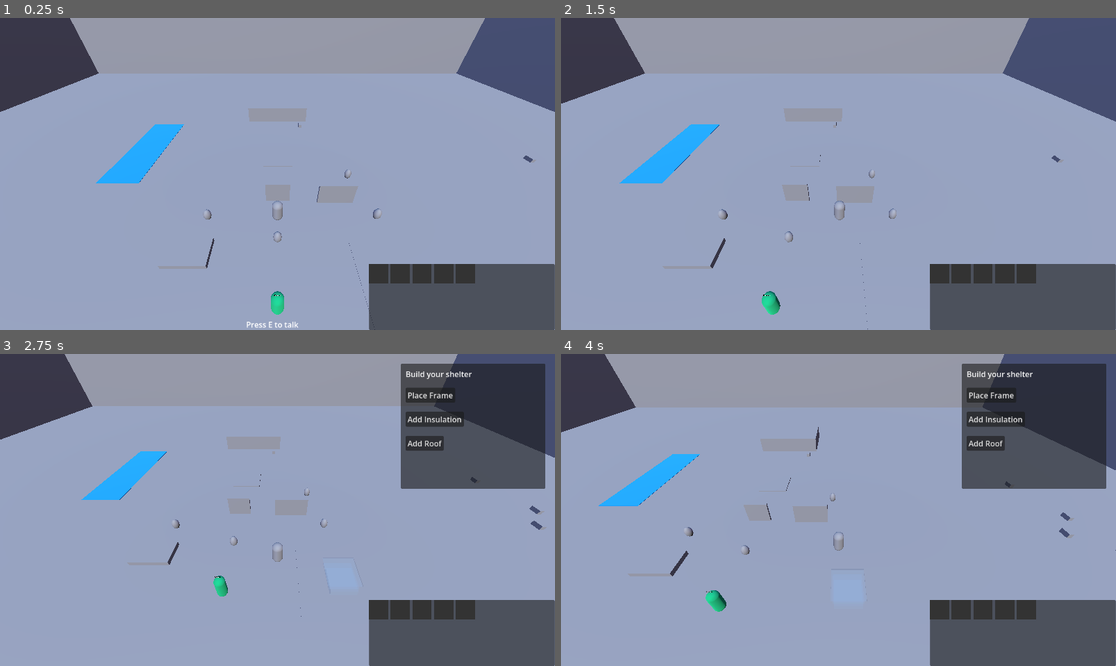
Above: before the commit, frames 1-4 (two rows, left to right).
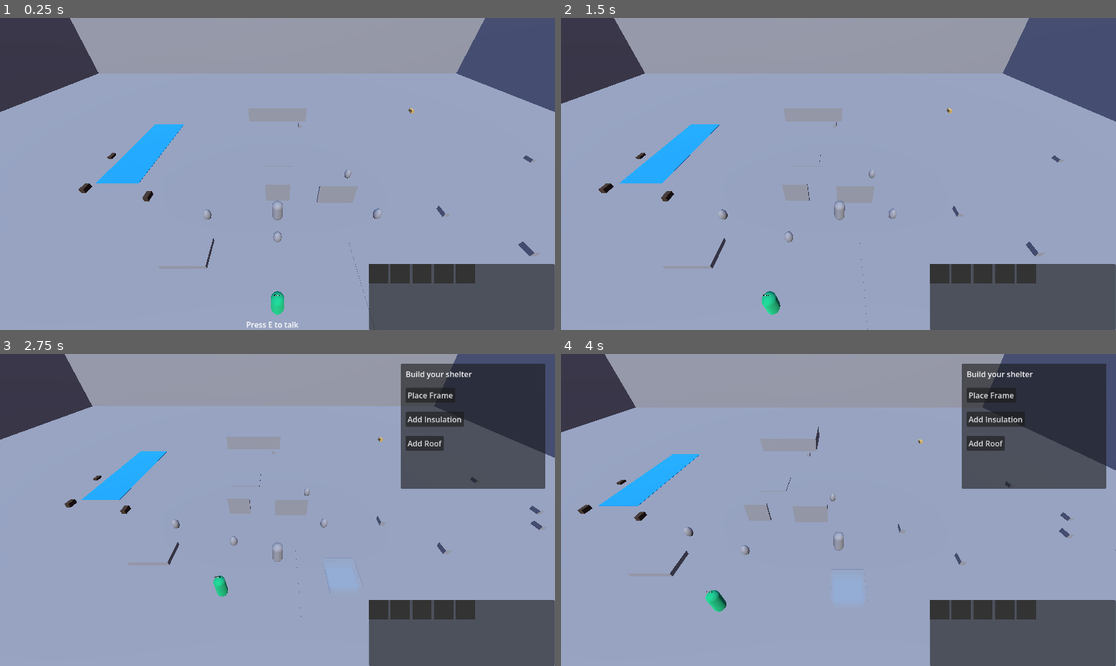
Above: after the commit, the same moments.

Repository: Actulus/scout-camp
Game: Godot game, scene res://scenes/world/world.tscn
Same seed, same stepped clock (60 frames per second), same inputs: the game is played once before the commit and once after it.
Inputs:
- Up to frame 1 (0.25 s): no input
- Up to frame 2 (1.5 s): tap E at 0.5 s; hold D (move_right) 0.53-1.25 s; hold Enter (ui_accept) 0.53-1.25 s; click "Continue" at 1.25 s
- Up to frame 3 (2.75 s): hold S (move_down) from 2.03 s (still down); tap Enter (ui_accept) at 2.1, 2.27, 2.57 s
- Up to frame 4 (4 s): release S (move_down) at 2.78 s; hold D (move_right) 2.78-3.53 s; hold Enter (ui_accept) 2.78-3.53 s; tap E at 3.5 s; hold W (move_up) from 3.53 s (still down); tap Enter (ui_accept) at 3.6, 3.77 s

The runs differ from the first frame. In frame 1, 0.2% of the frame differs, in the area x 14-98%, y 28-77%; in frame 2, 0.2%; in frame 3, 0.2%; in frame 4, 0.2%.

Commit message:
fire skill

Diff:
--- a/scenes/camp/camp.tscn
+++ b/scenes/camp/camp.tscn
@@ -1,6 +1,7 @@
 [gd_scene format=3 uid="uid://eh11j284xbpx"]
 
 [ext_resource type="Script" uid="uid://b4b001gmyhx76" path="res://scenes/camp/sleep_trigger.gd" id="1_bqk0h"]
+[ext_resource type="Script" uid="uid://dywj2pl74vprf" path="res://scripts/fire_skill_trigger.gd" id="1_oq6a4"]
 [ext_resource type="Script" uid="uid://da411k1xros5e" path="res://scenes/camp/notice_board.gd" id="2_15lph"]
 [ext_resource type="Script" uid="uid://bo74ttgf3frte" path="res://scripts/shelter_skill_trigger.gd" id="3_w8r68"]
 
@@ -9,6 +10,9 @@
 
 [sub_resource type="BoxShape3D" id="BoxShape3D_bqk0h"]
 size = Vector3(3, 0.5, 3)
+
+[sub_resource type="BoxShape3D" id="BoxShape3D_lgpur"]
+size = Vector3(2.6498413, 2, 2.6004639)
 
 [sub_resource type="BoxMesh" id="BoxMesh_bqk0h"]
 size = Vector3(6, 0.3, 6)
@@ -63,6 +67,14 @@
 
 [node name="Label3D" type="Label3D" parent="Firepit" unique_id=1881599988]
 text = "FIREPIT"
+
+[node name="FireSkillTrigger" type="Area3D" parent="Firepit" unique_id=400452412]
+transform = Transform3D(1, 0, 0, 0, 1, 0, 0, 0, 1, 0, 0.22620821, 0)
+script = ExtResource("1_oq6a4")
+
+[node name="CollisionShape3D" type="CollisionShape3D" parent="Firepit/FireSkillTrigger" unique_id=884637880]
+transform = Transform3D(1, 0, 0, 0, 1, 0, 0, 0, 1, -0.058441162, 0, -0.012268066)
+shape = SubResource("BoxShape3D_lgpur")
 
 [node name="TentArea" type="StaticBody3D" parent="." unique_id=1642555778]
 transform = Transform3D(1, 0, 0, 0, 1, 0, 0, 0, 1, 8, 0, 5)
--- /dev/null
+++ b/scenes/skills/fire/fire_item.tscn
@@ -0,0 +1,18 @@
+[gd_scene format=3 uid="uid://cw5fydvm5by5h"]
+
+[ext_resource type="Script" uid="uid://c8mc5x511wsju" path="res://scripts/fire_item.gd" id="1_3xj0r"]
+
+[sub_resource type="BoxMesh" id="BoxMesh_slwn2"]
+size = Vector3(0.4, 0.4, 0.8)
+
+[sub_resource type="BoxShape3D" id="BoxShape3D_3xj0r"]
+size = Vector3(0.4, 0.4, 0.8)
+
+[node name="FireItem" type="StaticBody3D" unique_id=1144220124]
+script = ExtResource("1_3xj0r")
+
+[node name="MeshInstance3D" type="MeshInstance3D" parent="." unique_id=458471911]
+mesh = SubResource("BoxMesh_slwn2")
+
+[node name="CollisionShape3D" type="CollisionShape3D" parent="." unique_id=1018793432]
+shape = SubResource("BoxShape3D_3xj0r")
--- /dev/null
+++ b/scenes/skills/fire/skill_fire.tscn
@@ -0,0 +1,67 @@
+[gd_scene format=3 uid="uid://djrwbf8ol54tn"]
+
+[ext_resource type="Script" uid="uid://bmwvuqls3ec2m" path="res://scripts/skill_fire.gd" id="1_57wbx"]
+
+[node name="SkillFire" type="Node3D" unique_id=2016362658]
+script = ExtResource("1_57wbx")
+
+[node name="FireUI" type="CanvasLayer" parent="." unique_id=15015460]
+
+[node name="Control" type="Control" parent="FireUI" unique_id=1665829313]
+layout_mode = 3
+anchors_preset = 15
+anchor_right = 1.0
+anchor_bottom = 1.0
+grow_horizontal = 2
+grow_vertical = 2
+
+[node name="Panel" type="Panel" parent="FireUI/Control" unique_id=1733342144]
+layout_mode = 1
+anchors_preset = -1
+anchor_left = 1.0
+anchor_right = 1.0
+offset_left = -320.0
+offset_top = 20.0
+offset_right = -20.0
+offset_bottom = 280.0
+grow_horizontal = 2
+grow_vertical = 2
+
+[node name="Label" type="Label" parent="FireUI/Control/Panel" unique_id=951909631]
+layout_mode = 0
+offset_left = 10.0
+offset_top = 10.0
+offset_right = 120.0
+offset_bottom = 33.0
+text = "Lit  your fire"
+
+[node name="TinderSlotBtn" type="Button" parent="FireUI/Control/Panel" unique_id=580036221]
+layout_mode = 0
+offset_left = 10.0
+offset_top = 50.0
+offset_right = 18.0
+offset_bottom = 58.0
+text = "Place tinder"
+
+[node name="KindlingSlotBtn" type="Button" parent="FireUI/Control/Panel" unique_id=225757306]
+layout_mode = 0
+offset_left = 10.0
+offset_top = 100.0
+offset_right = 18.0
+offset_bottom = 108.0
+text = "Place kindling"
+
+[node name="FuelSlotBtn" type="Button" parent="FireUI/Control/Panel" unique_id=1969367048]
+layout_mode = 0
+offset_left = 10.0
+offset_top = 150.0
+offset_right = 18.0
+offset_bottom = 158.0
+text = "Place fuel"
+
+[node name="StatusText" type="Label" parent="FireUI/Control/Panel" unique_id=1259975770]
+layout_mode = 0
+offset_left = 10.0
+offset_top = 210.0
+offset_right = 50.0
+offset_bottom = 233.0
--- a/scenes/world/world.tscn
+++ b/scenes/world/world.tscn
@@ -9,6 +9,7 @@
 [ext_resource type="PackedScene" uid="uid://cerljfpmf3n6e" path="res://scenes/ui/dialogue_box.tscn" id="7_bq33v"]
 [ext_resource type="PackedScene" uid="uid://dgk1tifyk2p2v" path="res://scenes/skills/shelter/shelter_item.tscn" id="8_j2gmx"]
 [ext_resource type="PackedScene" uid="uid://dc6o1d7aqpj1k" path="res://scenes/ui/badge_card.tscn" id="9_1yooq"]
+[ext_resource type="PackedScene" uid="uid://cw5fydvm5by5h" path="res://scenes/skills/fire/fire_item.tscn" id="10_gb53w"]
 
 [sub_resource type="BoxMesh" id="BoxMesh_4rhad"]
 size = Vector3(100, 0.2, 100)
@@ -180,3 +181,32 @@
 [node name="BadgeCard" parent="." unique_id=497995844 instance=ExtResource("9_1yooq")]
 
 [node name="HUD" parent="." unique_id=1440731385 instance=ExtResource("5_v5dby")]
+
+[node name="FireItem" parent="." unique_id=1144220124 instance=ExtResource("10_gb53w")]
+transform = Transform3D(1, 0, 0, 0, 1, 0, 0, 0, 1, 20.440994, 0.4720726, -19.945631)
+
+[node name="FireItem2" parent="." unique_id=1785645586 instance=ExtResource("10_gb53w")]
+transform = Transform3D(1, 0, 0, 0, 1, 0, 0, 0, 1, -27.150032, 0.82046795, 0)
+
+[node name="FireItem3" parent="." unique_id=458552582 instance=ExtResource("10_gb53w")]
+transform = Transform3D(1, 0, 0, 0, 1, 0, 0, 0, 1, 0, 0.5964718, 13.245226)
+
+[node name="FireItem4" parent="." unique_id=739016342 instance=ExtResource("10_gb53w")]
+transform = Transform3D(1, 0, 0, 0, 1, 0, 0, 0, 1, -10.9815645, 0.49682236, -1.9964504)
+is_wet = true
+
+[node name="FireItem5" parent="." unique_id=1650152686 instance=ExtResource("10_gb53w")]
+transform = Transform3D(1, 0, 0, 0, 1, 0, 0, 0, 1, -18.098742, 0.13669491, -8.279341)
+is_wet = true
+
+[node name="FireItem6" parent="." unique_id=5434286 instance=ExtResource("10_gb53w")]
+transform = Transform3D(1, 0, 0, 0, 1, 0, 0, 0, 1, -16.78246, 0.64143467, -2.8108807)
+is_wet = true
+
+[node name="ShelterItem8" parent="." unique_id=1088426330 instance=ExtResource("8_j2gmx")]
+transform = Transform3D(1, 0, 0, 0, 1, 0, 0, 0, 1, 12.581318, 0.9329653, 0)
+item_name = "fuel"
+
+[node name="ShelterItem9" parent="." unique_id=1240354194 instance=ExtResource("8_j2gmx")]
+transform = Transform3D(1, 0, 0, 0, 1, 0, 0, 0, 1, 16.026655, 1.0419927, 3.1472225)
+item_name = "kindling"
--- /dev/null
+++ b/scripts/fire_item.gd
@@ -0,0 +1,18 @@
+extends StaticBody3D
+
+@export var item_name: String = "tinder"
+@export var is_wet: bool = false
+
+# Called when the node enters the scene tree for the first time.
+func _ready():
+	var mat = StandardMaterial3D.new()
+	# Wet items look dark and slightl shiny
+	# Dry items look warm golden
+	mat.albedo_color = Color("#3d2a1a") if is_wet else Color("#c8a050")
+	$MeshInstance3D.material_override = mat
+	item_name = ("Wet " if is_wet else "Dry ") + item_name.replace("_", " ")
+
+
+func interact(player: Node):
+	player.get_node("Inventory").add_item(item_name)
+	queue_free()
--- /dev/null
+++ b/scripts/fire_skill_trigger.gd
@@ -0,0 +1,15 @@
+extends Area3D
+
+var skill_scene = preload("res://scenes/skills/fire/skill_fire.tscn")
+var skill_instance = null
+
+func _ready():
+	body_entered.connect(_on_body_entered)
+
+func _on_body_entered(body):
+	if body.name == "Player" and GameManager.current_day == 2:
+		if skill_instance == null:
+			skill_instance = skill_scene.instantiate()
+			skill_instance.set_player(body)
+			get_tree().root.add_child(skill_instance)
+			skill_instance.global_position = global_position
--- /dev/null
+++ b/scripts/skill_fire.gd
@@ -0,0 +1,48 @@
+extends Node3D
+
+var slots_filled = {"tinder": false, "kindling": false, "fuel": false}
+var slot_items = {
+	"tinder": "Dry tinder", "kindling": "kindling", "fuel": "fuel"
+}
+var steps_done=[]
+var required_items = {
+	"tinder": ["tinder"],
+	"kindling": ["kindling"],
+	"fuel": ["fuel"]
+}
+
+
+@onready var feedback = $FireUI/Control/Panel/StatusText
+@onready var tinder_btn = $FireUI/Control/Panel/TinderSlotBtn
+@onready var kindling_btn = $FireUI/Control/Panel/KindlingSlotBtn
+@onready var fuel_btn = $FireUI/Control/Panel/FuelSlotBtn
+var player_ref: Node
+
+func _ready() -> void:
+	print("SkillFire ready. player_ref: ", player_ref)
+	tinder_btn.pressed.connect(func(): try_slot("tinder"))
+	kindling_btn.pressed.connect(func(): try_slot("kindling"))
+	fuel_btn.pressed.connect(func(): try_slot("fuel"))
+
+func set_player(p: Node):
+	player_ref = p
+	print("player_ref set to: ", player_ref)
+
+func try_slot(slot: String):
+	var inv = player_ref.get_node("Inventory")
+	var needed = slot_items[slot]
+	if inv.has_item(needed):
+		slots_filled[slot] = true
+		feedback.text = needed.replace("_"," ") + " placed correctly!"
+		_check_complete()
+	elif inv.has_item("wet_" + needed):
+		feedback.text("Wet wood won't burn! Find dry " + needed + ".")
+	else:
+		feedback.text = "You don't have " + needed + " yet."
+
+func _check_complete():
+		if slots_filled.values().all(func(v): return v):
+			GameManager.complete_skill("fire")
+			feedback.text = "Fire lit! Well done!"
+			await get_tree().create_timer(2.0).timeout
+			queue_free()
Not shown, added: scripts/fire_item.gd.uid
Not shown, added: scripts/fire_skill_trigger.gd.uid
Not shown, added: scripts/skill_fire.gd.uid
